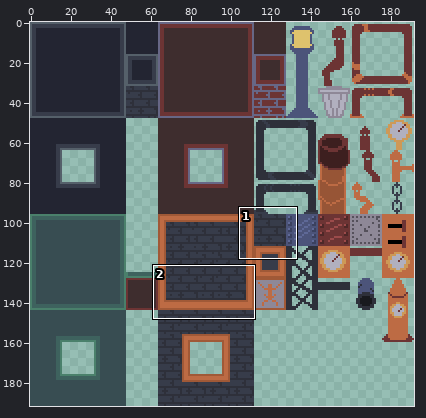
Sprite sheet -- graphics/images/terrain/bh_tileset_atlas.png. The first picture is a wide view before the edit; the outline marks the close-up.
Close-up. Before the edit:
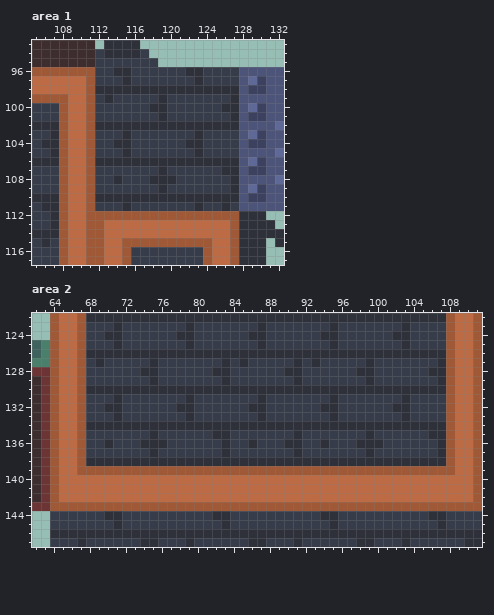
The file is 192x192 pixels. Pixels under 10% opacity are left out. Shown: area 1: x 105..132, y 93..117; area 2: x 62..111, y 122..147.
After:
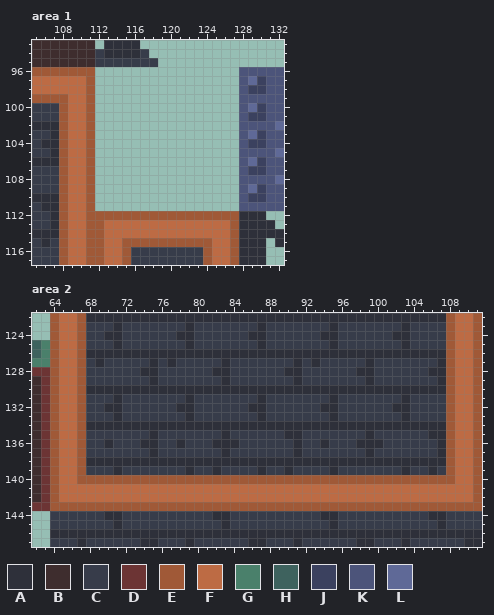
Palette (. is transparent): A #2e303a  B #3e2d2e  C #373c4a  D #6c3434  E #a05937  F #bd6b44  G #4a806b  H #3e625e  J #3b415f  K #4c547a  L #5f6997
Diff:
Area 1:
y 96: x 112..127 CCAACCCCCCAACCCC -> ................
y 97: x 112..127 CCCACCCCCCCACCCC -> ................
y 98: x 112..127 AAAAAAAAAAAAAAAA -> ................
y 99: x 112..127 CACCCCCACCCCCCCA -> ................
y 100: x 112..127 CCCCCCAACCCCCCAA -> ................
y 101: x 112..127 CCCCCCCACCCCCCCA -> ................
y 102: x 112..127 AAAAAAAAAAAAAAAA -> ................
y 103: x 112..127 CCCACCCCCCCACCCC -> ................
y 104: x 112..127 CCAACCCCCCAACCCC -> ................
y 105: x 112..127 CCCACCCCCCCACCCC -> ................
y 106: x 112..127 AAAAAAAAAAAAAAAA -> ................
y 107: x 112..127 CCCCCCCACCCCCCAA -> ................
y 108: x 112..127 CCACCCAAACCCCCCA -> ................
y 109: x 112..127 CCCCCCCACCCCCCCA -> ................
y 110: x 112..127 AAAAAAAAAAAAAAAA -> ................
y 111: x 112..127 CCCACCCCCCCACCAC -> ................
Area 2:
y 127: x 77 C -> A; x 85 A -> C
y 135: x 82 A -> C; x 90 C -> A
y 136: x 76 A -> C; x 78 C -> A; x 82 C -> A; x 84 C -> A; x 86 A -> C; x 90 A -> C
y 139: x 68..107 EEEEEEEEEEEEEEEEEEEEEEEEEEEEEEEEEEEEEEEE -> CCCACCCCCCCACCACCCCACCACCCCACCCCCCCACCAC
y 140: x 67..108 FFFFFFFFFFFFFFFFFFFFFFFFFFFFFFFFFFFFFFFFFF -> EEEEEEEEEEEEEEEEEEEEEEEEEEEEEEEEEEEEEEEEEE
